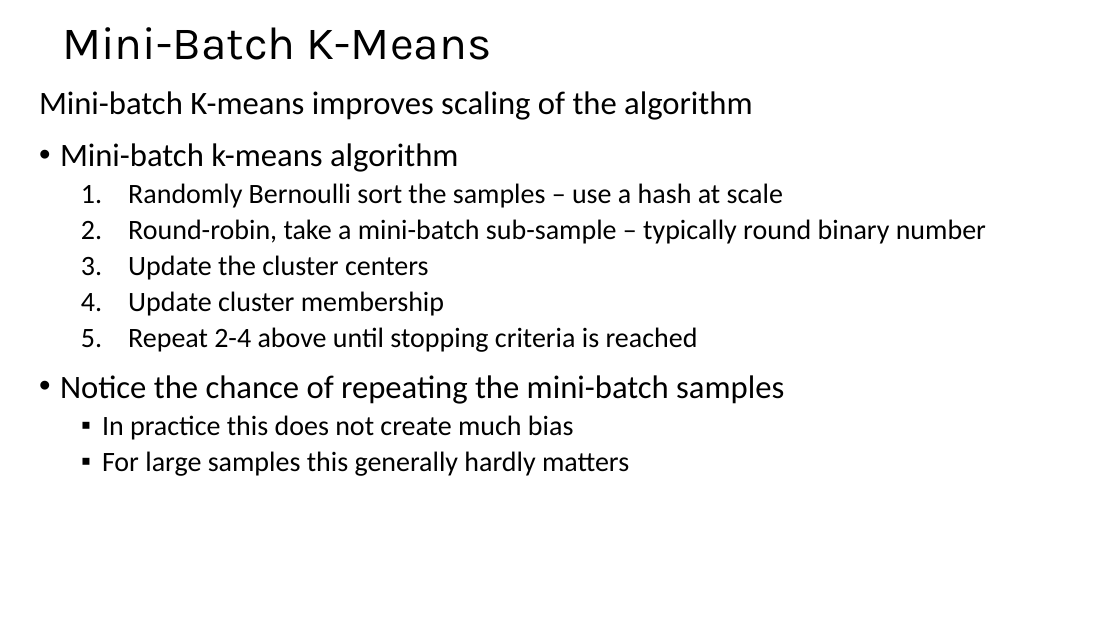
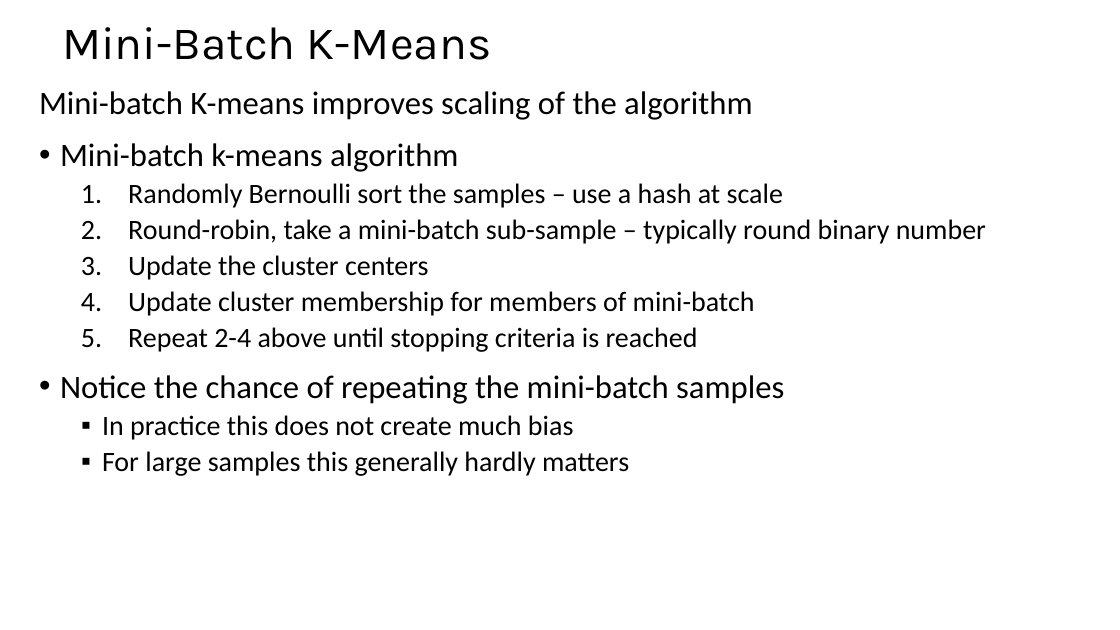
Before and after one commit to harelgabainew/school1, a slide deck: slide 47 of slides/9_IntroductionToClustering_Part1.pptx. Drawn at 1120x630 pixels with LibreOffice and Linux fonts; fonts in the diff are those of the drawing. Boxes give left, top, right and bottom in pixels: in the first picture for what was removed or moved away, otherwise in the second. Text is boxed around its words. In the diff, an @@ line names an element or a change of style, - is before the commit and + after.

Commit message:
Updated and edited clustering slides

```diff
--- a/slides/9_IntroductionToClustering_Part1.pptx
+++ b/slides/9_IntroductionToClustering_Part1.pptx
@@ text at (x1=128, y1=291, x2=755, y2=316): text changed @@
-  4. Update cluster membership
+  4. Update cluster membership for members of mini-batch
```
Also in this commit, not shown: 3 other slides changed, 1 other file.
